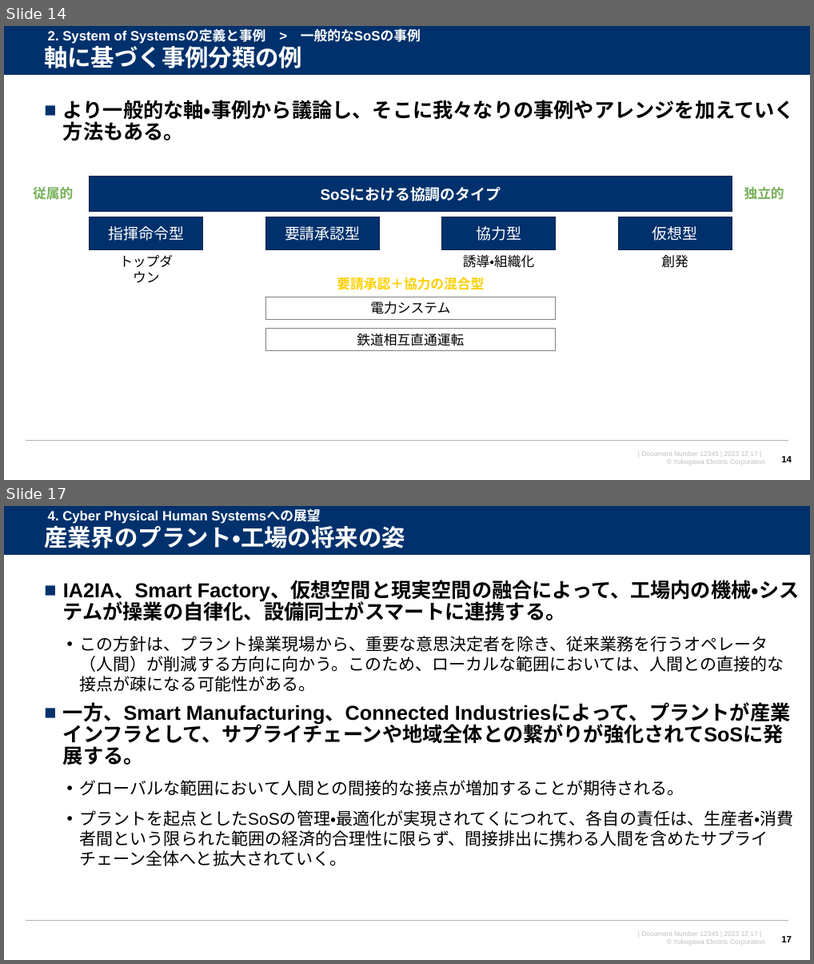
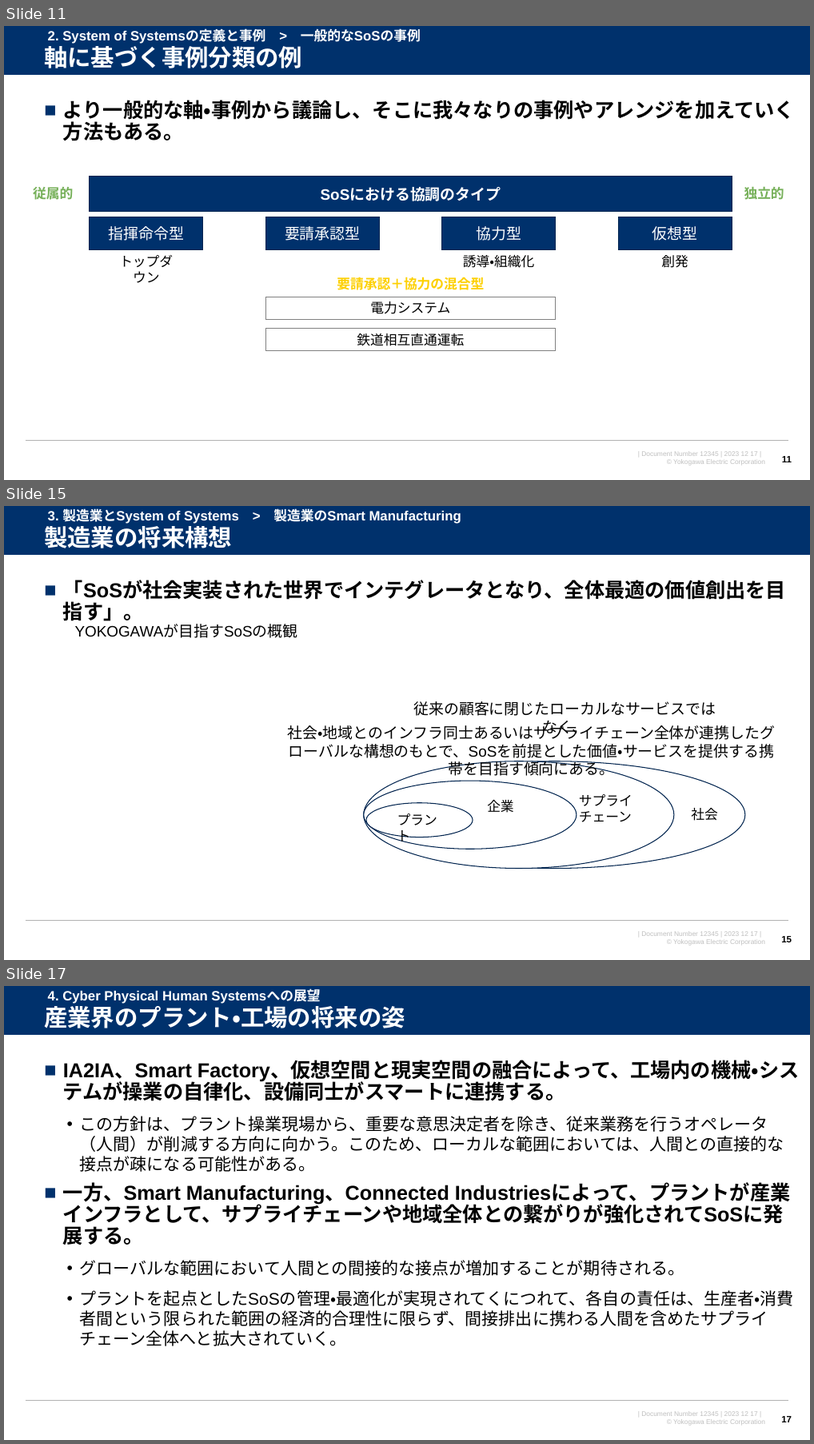
Before and after one commit to watarukumagai-git/opt, a slide deck: SoS/conf2023/231217_横幹連合コンファレンス_熊谷.pptx. Shown one above the other, each under a label of ours: slides 14 and 17 before the commit, slides 11, 15 and 17 after it; the slides between them are not shown. The pictures are 814x964 and 814x1444 pixels, drawn with LibreOffice and Linux fonts; fonts in the diff are those of the drawing; background and template pictures are left out. Boxes give left, top, right and bottom in pixels: in the first picture for what was removed or moved away, otherwise in the second. Text is boxed around its words. In the diff, an @@ line names an element or a change of style, - is before the commit and + after.

```diff
--- a/SoS/conf2023/231217_横幹連合コンファレンス_熊谷.pptx
+++ b/SoS/conf2023/231217_横幹連合コンファレンス_熊谷.pptx
@@ slide 15 added at bbox=[4, 506, 810, 960], background #FFFFFF; not listed: 4 template elements that a slide beside it also shows @@
@@ text added at bbox=[44, 523, 232, 548], 28 pt, text #FFFFFF, bold @@
+製造業の将来構想
@@ text added at bbox=[48, 508, 462, 524], 16 pt, text #FFFFFF, bold @@
+3. 製造業とSystem of Systems > 製造業のSmart Manufacturing
@@ text added at bbox=[63, 580, 786, 621], 24 pt, text #000000, bold @@
+■ 「SoSが社会実装された世界でインテグレータとなり、全体最適の価値創出を目指す」。
@@ text added at bbox=[75, 624, 298, 638], 18 pt, text #000000 @@
+YOKOGAWAが目指すSoSの概観
@@ text added at bbox=[414, 701, 716, 736], 18 pt, text #000000 @@
+従来の顧客に閉じたローカルなサービスではなく、
@@ text added at bbox=[288, 723, 776, 776], 18 pt, text #000000 @@
+社会・地域とのインフラ同士あるいはサプライチェーン全体が連携したグローバルな構想のもとで、SoSを前提とした価値・サービスを提供する携帯を目指す傾向にある。
@@ ellipse added at bbox=[364, 761, 746, 868], fill #FFFFFF, outline #002450 1 pt @@
@@ ellipse added at bbox=[364, 761, 674, 868], fill #FFFFFF, outline #002450 1 pt @@
@@ ellipse added at bbox=[364, 780, 577, 849], fill #FFFFFF, outline #002450 1 pt @@
@@ ellipse added at bbox=[366, 803, 473, 837], fill #FFFFFF, outline #002450 1 pt @@
@@ text added at bbox=[398, 813, 438, 844], 16 pt, text #000000 @@
+プラント
@@ text added at bbox=[487, 800, 514, 812], 16 pt, text #000000 @@
+企業
@@ text added at bbox=[579, 794, 633, 822], 16 pt, text #000000 @@
+サプライチェーン
@@ text added at bbox=[691, 808, 718, 820], 16 pt, text #000000 @@
+社会
@@ page number added at bbox=[782, 936, 792, 942], 11 pt, text #000000, bold @@
+15
@@ what was slide 14 is now slide 11 @@
@@ page number at bbox=[782, 456, 792, 462]: text changed @@
-14
+11
```
Also in this commit, not shown: 3 slides changed, 3 other slides added, 2 slides removed.
